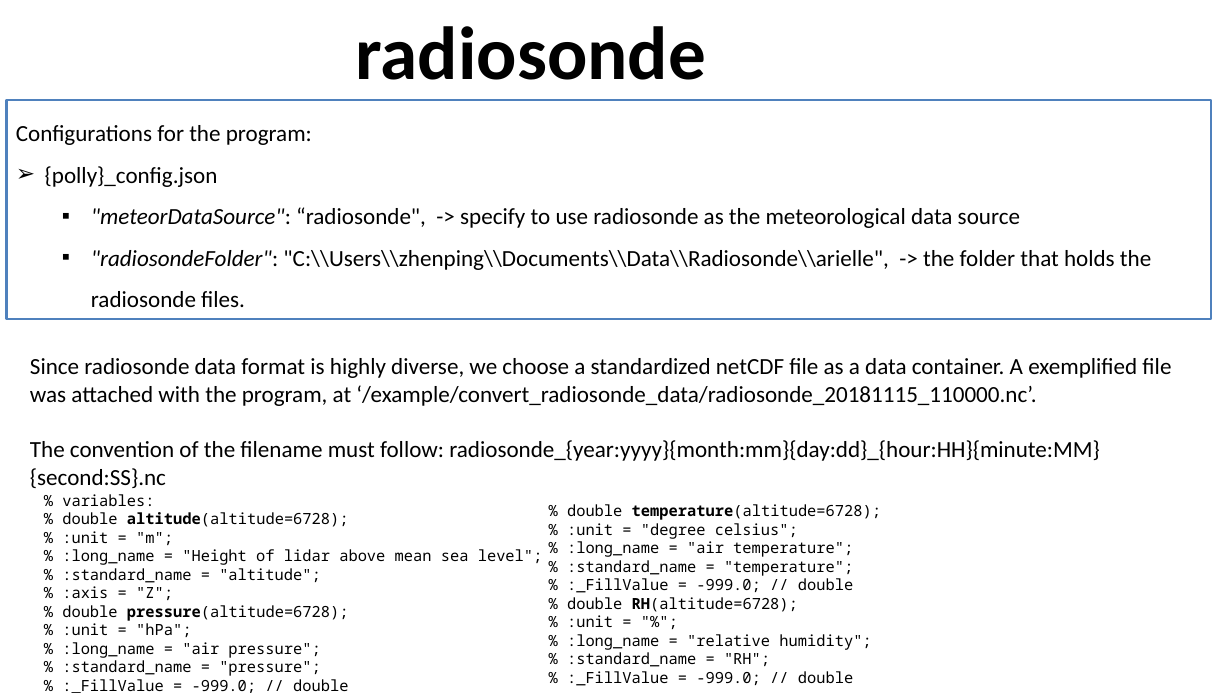
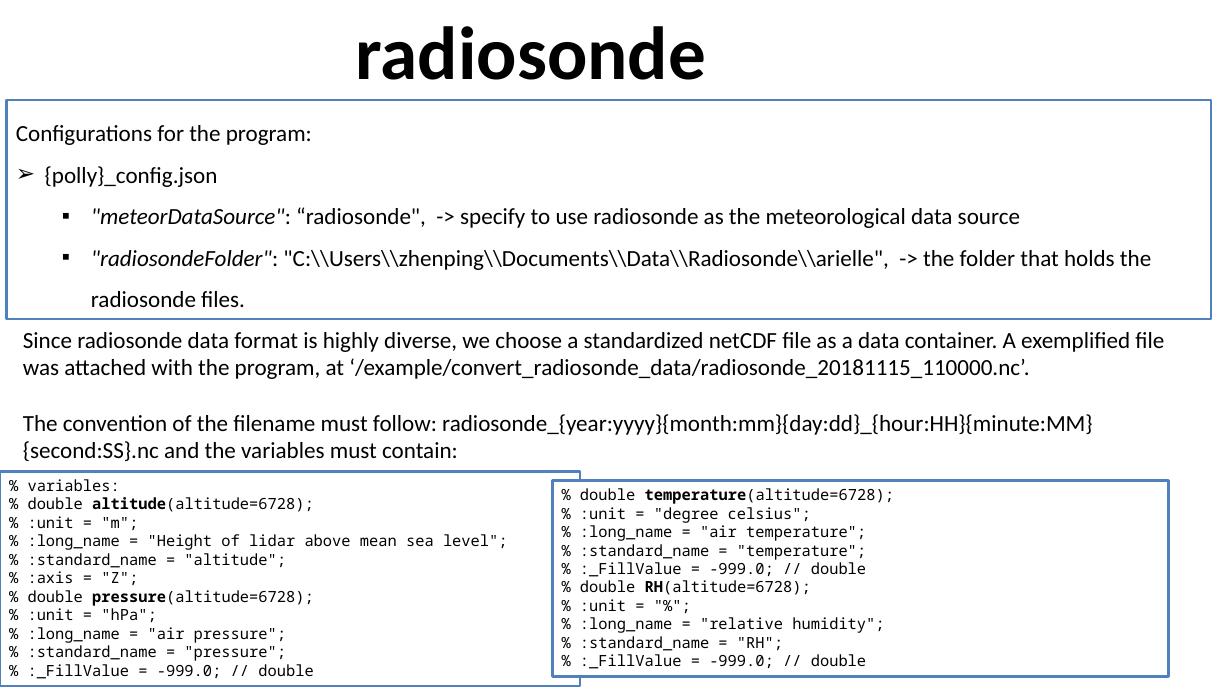
Before and after one commit to PollyNET/Pollynet_Processing_Chain, a slide deck: slide 5 of doc/meteorological_file_settings.pptx. Drawn at 1232x693 pixels with LibreOffice and Linux fonts; fonts in the diff are those of the drawing; background and template pictures are left out. Boxes give left, top, right and bottom in pixels: in the first picture for what was removed or moved away, otherwise in the second. Text is boxed around its words. In the diff, an @@ line names an element or a change of style, - is before the commit and + after.

```diff
--- a/doc/meteorological_file_settings.pptx
+++ b/doc/meteorological_file_settings.pptx
@@ text "Since radiosonde data format is ...": place and size @@
-text "Since radiosonde data format is ..." at [30, 358, 1171, 488]
+text "Since radiosonde data format is ..." at [23, 332, 1164, 461]
@@ text at [23, 414, 1093, 461]: text changed @@
-The convention of the filename must follow: radiosonde_{year:yyyy}{month:mm}{day:dd}_{hour:HH}{minute:MM}{second:SS}.nc
+The convention of the filename must follow: radiosonde_{year:yyyy}{month:mm}{day:dd}_{hour:HH}{minute:MM}{second:SS}.nc and the variables must contain:
@@ rectangle "% variables:" at [0, 471, 580, 686]: fill none to #FFFFFF; outline none to #4F81BD 2 pt @@
@@ rectangle "% variables:": place and size @@
-rectangle "% variables:" at [62, 494, 543, 693]
+rectangle "% variables:" at [0, 471, 580, 686]
@@ rectangle "% double temperature(altitude=6728);": place and size @@
-rectangle "% double temperature(altitude=6728);" at [567, 504, 881, 686]
+rectangle "% double temperature(altitude=6728);" at [553, 481, 1169, 677]
@@ rectangle "% double temperature(altitude=6728);" at [553, 481, 1169, 677]: fill none to #FFFFFF; outline none to #4F81BD 2 pt @@
```
Also in this commit, not shown: 3 other files.
